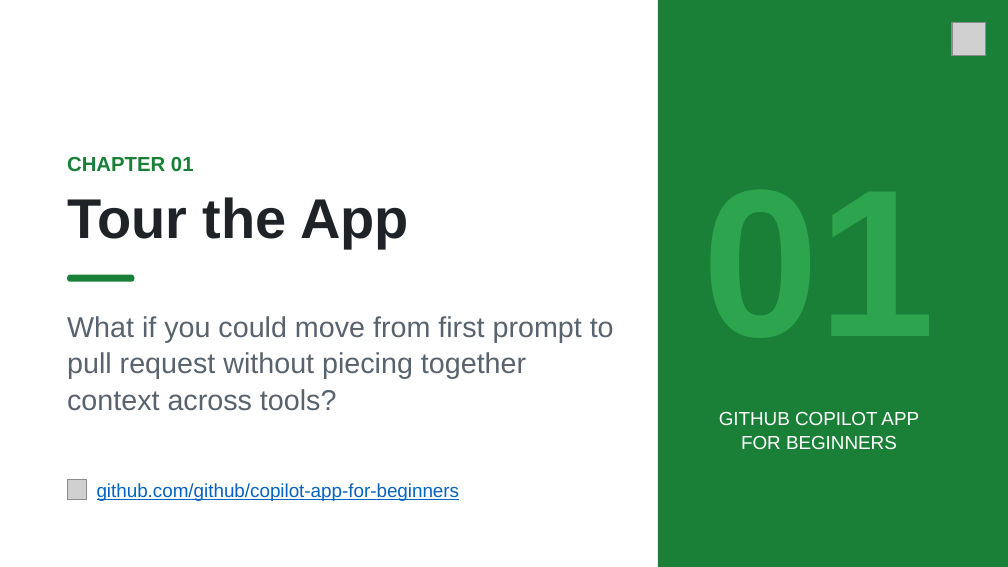
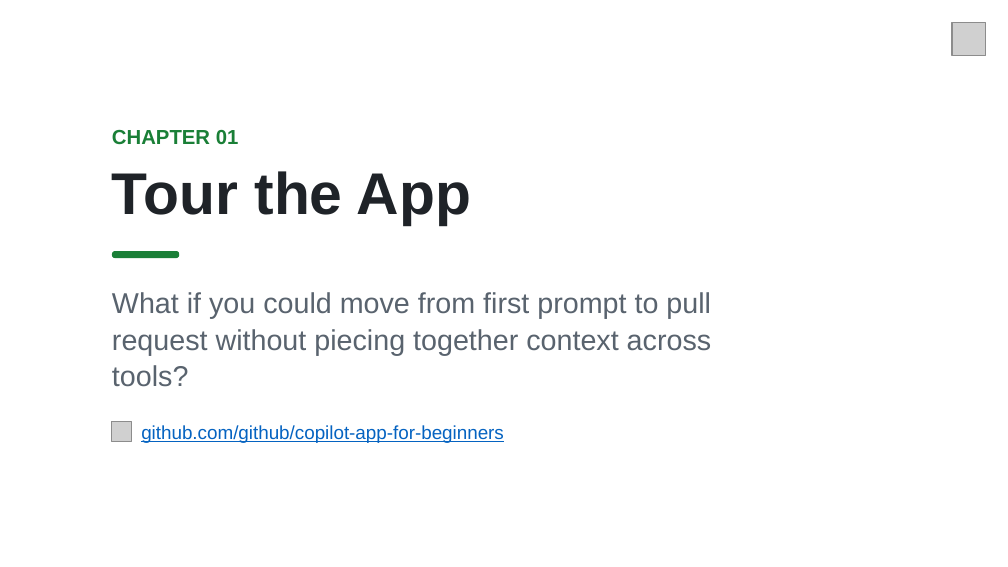
Before and after one commit to github/copilot-app-for-beginners, a slide deck: slide 1 of slides/01-tour-the-app.pptx. Drawn at 1008x567 pixels with LibreOffice and Linux fonts; fonts in the diff are those of the drawing; grey boxes stand for pictures; background and template pictures are left out. Boxes give left, top, right and bottom in pixels: in the first picture for what was removed or moved away, otherwise in the second. Text is boxed around its words. In the diff, an @@ line names an element or a change of style, - is before the commit and + after.

```diff
--- a/slides/01-tour-the-app.pptx
+++ b/slides/01-tour-the-app.pptx
@@ rectangle removed at [658, 0, 1008, 566] @@
@@ text "CHAPTER 01": place and size @@
-text "CHAPTER 01" at [67, 157, 194, 172]
+text "CHAPTER 01" at [112, 130, 239, 145]
@@ text "Tour the App": place and size @@
-text "Tour the App" at [67, 197, 409, 248]
+text "Tour the App" at [112, 171, 471, 225]
@@ text "Tour the App" at [112, 171, 471, 225]: size 40 to 42 pt; line spacing 46pt to 48pt @@
@@ rounded rectangle: place and size @@
-rounded rectangle at [68, 275, 135, 282]
+rounded rectangle at [112, 251, 179, 258]
@@ text "What if you could move ..." rewrapped from [67, 316, 614, 411] to [112, 292, 711, 387] @@
@@ text removed at [719, 412, 919, 449] @@
-GITHUB COPILOT APP
-FOR BEGINNERS
@@ picture: place and size @@
-picture at [68, 480, 87, 499]
+picture at [112, 421, 131, 440]
@@ text "github.com/github/copilot-app-for-beginners": place and size @@
-text "github.com/github/copilot-app-for-beginners" at [97, 483, 460, 501]
+text "github.com/github/copilot-app-for-beginners" at [141, 425, 504, 443]
```
Also in this commit, not shown: 14 other slides changed, 7 other files.
